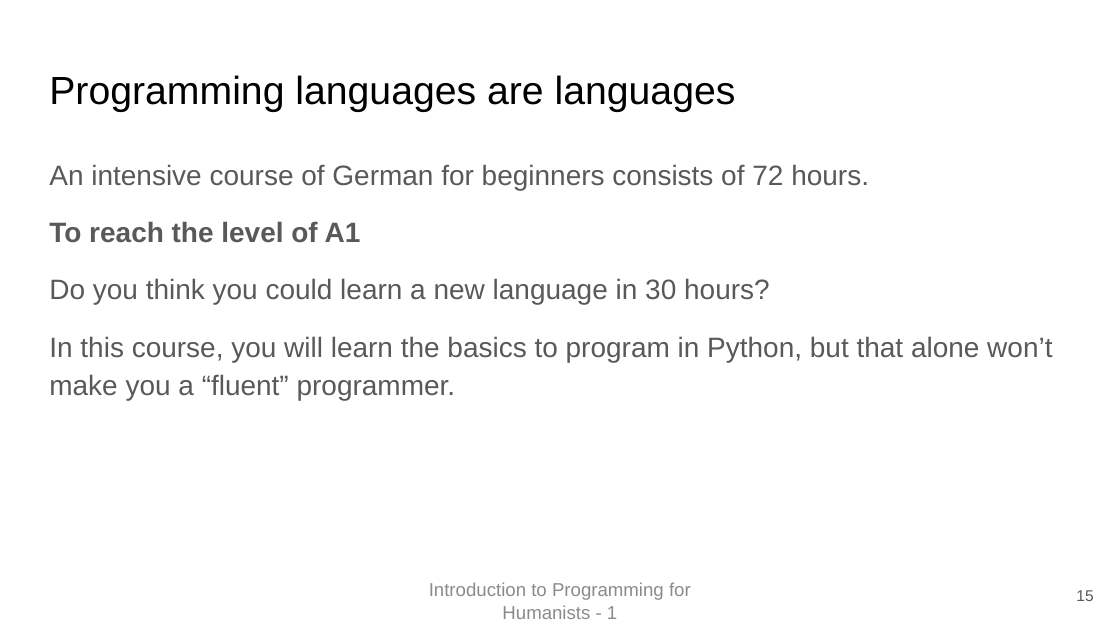
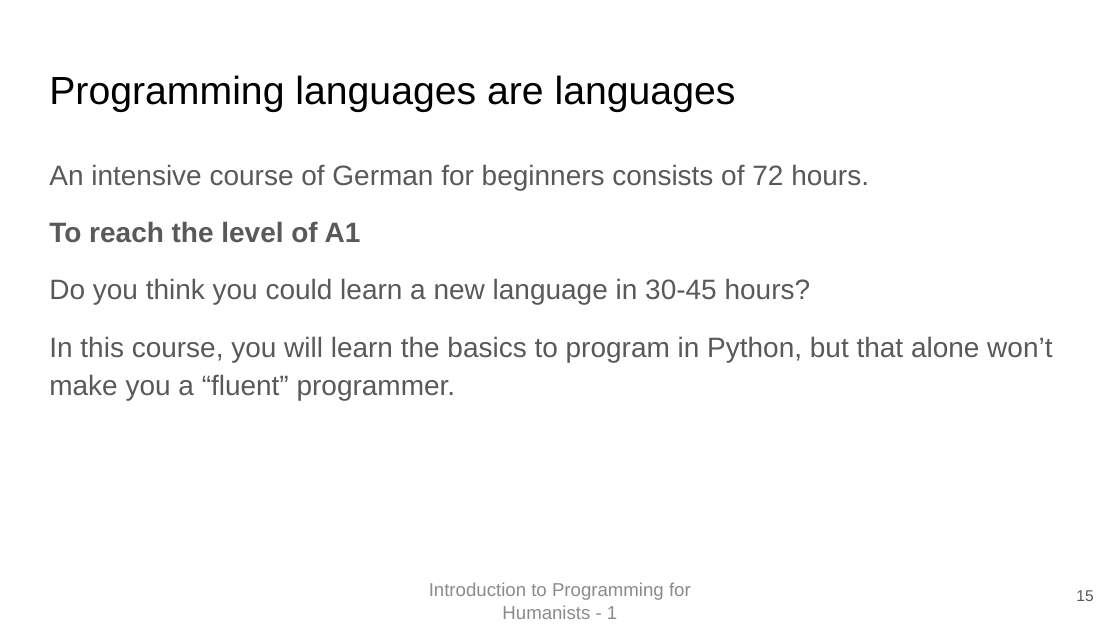
Before and after one commit to Introduction-to-Programming-FH/IPFH-2223, a slide deck: slide 15 of week1/First Class.pptx. Drawn at 1120x630 pixels with LibreOffice and Linux fonts; fonts in the diff are those of the drawing. Boxes give left, top, right and bottom in pixels: in the first picture for what was removed or moved away, otherwise in the second. Text is boxed around its words. In the diff, an @@ line names an element or a change of style, - is before the commit and + after.

```diff
--- a/week1/First Class.pptx
+++ b/week1/First Class.pptx
@@ text at <box>49,278,811,305</box>: text changed @@
-Do you think you could learn a new language in 30 hours?
+Do you think you could learn a new language in 30-45 hours?
```
Also in this commit, not shown: 4 other slides changed, 2 slides added, 1 other file.
